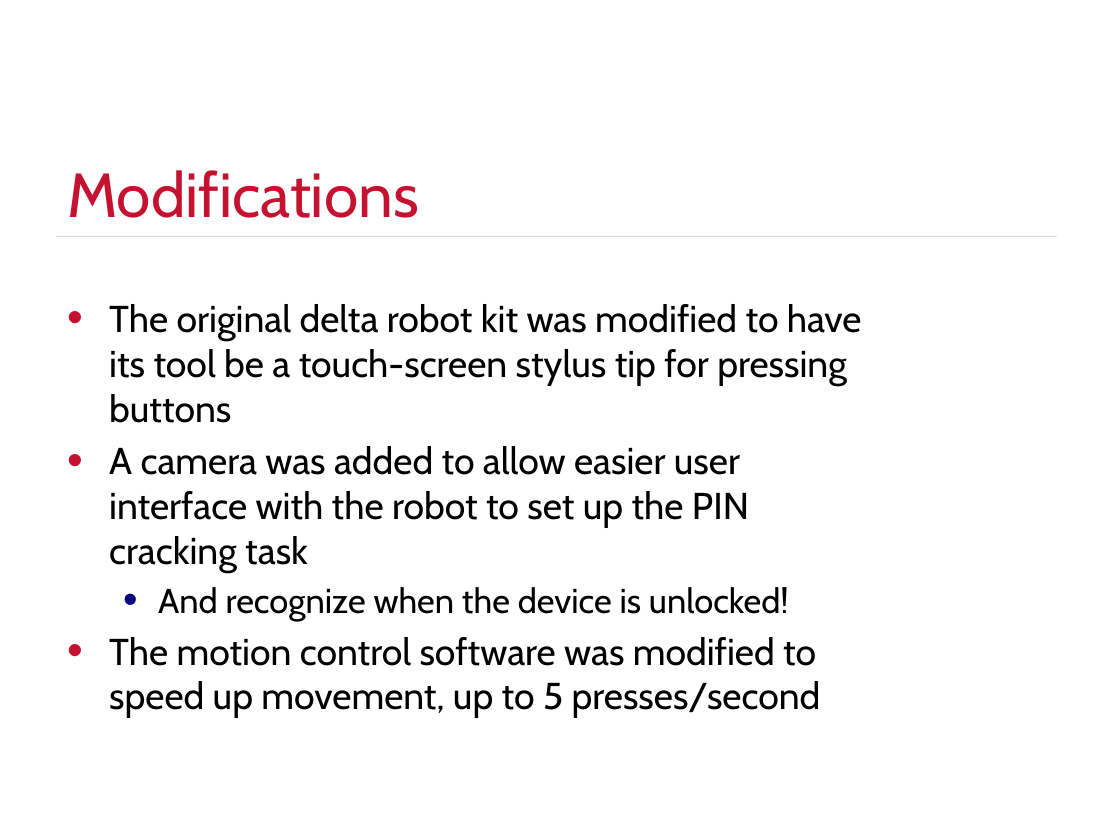
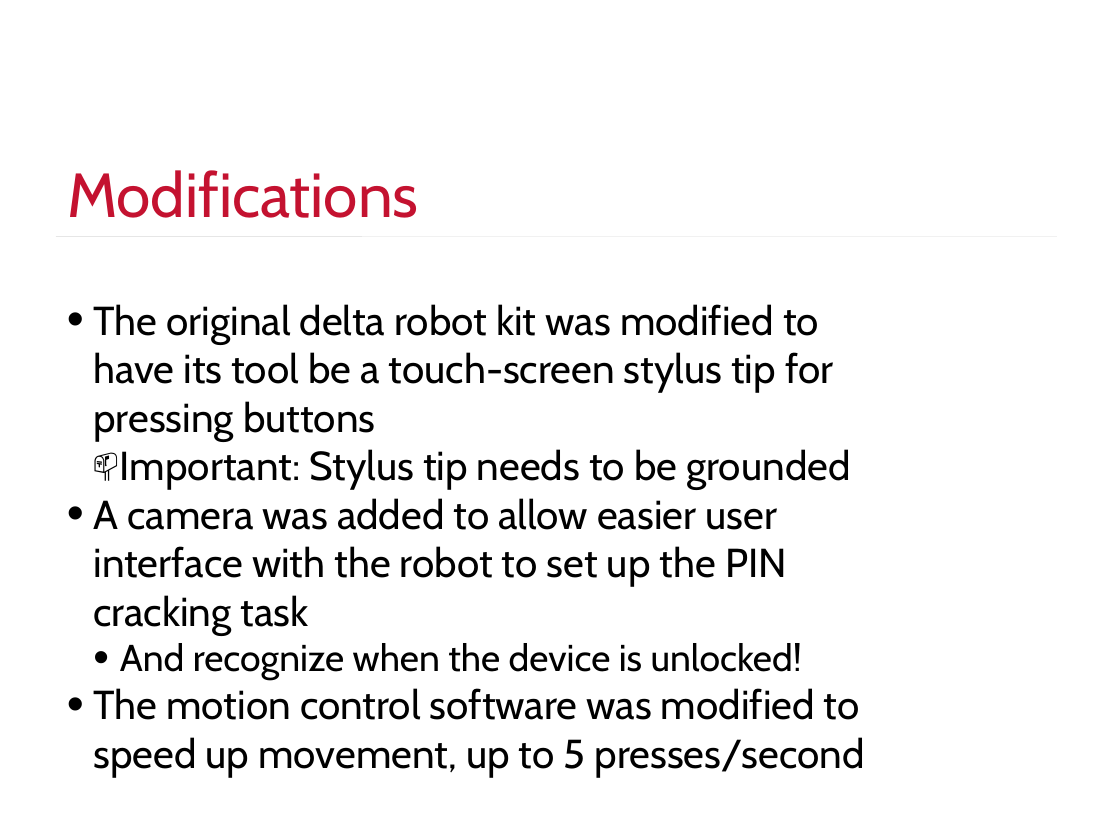
Before and after one commit to justinengler/BruteController, a slide deck: slide 13 of Automated PIN Cracking.pptx (slide 14 before the commit). Drawn at 1120x840 pixels with LibreOffice and Linux fonts; fonts in the diff are those of the drawing; background and template pictures are left out. Boxes give left, top, right and bottom in pixels: in the first picture for what was removed or moved away, otherwise in the second. Text is boxed around its words. In the diff, an @@ line names an element or a change of style, - is before the commit and + after.

```diff
--- a/Automated PIN Cracking.pptx
+++ b/Automated PIN Cracking.pptx
@@ line (56, 236) - (1057, 236): stroke #D9D9D9 0.25 pt to #D9D9D9 0.26 pt @@
@@ text at box(93, 304, 865, 777): size 24.1 to 26 pt in "The original delta robot kit was modified ...", "A camera was added to allow easier ...", "The motion control software was modified to ..."; size 22.2 to 24 pt in "And recognize when the device is unlocked!"; indent changed; less space between paragraphs @@
@@ text at box(120, 449, 850, 490): paragraph added @@
+  📫 Important: Stylus tip needs to be grounded
```
Also in this commit, not shown: 17 other slides changed, 5 slides added, 7 slides removed.
